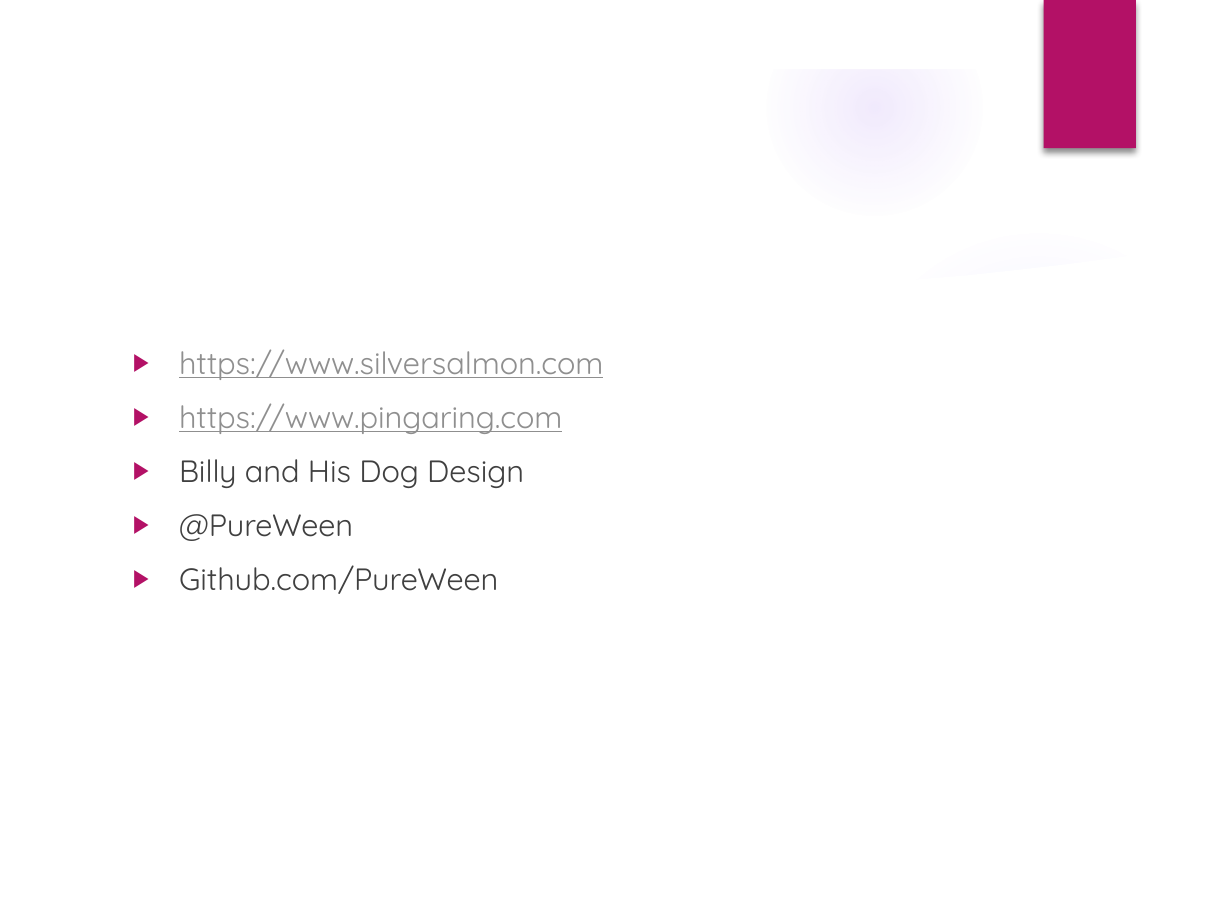
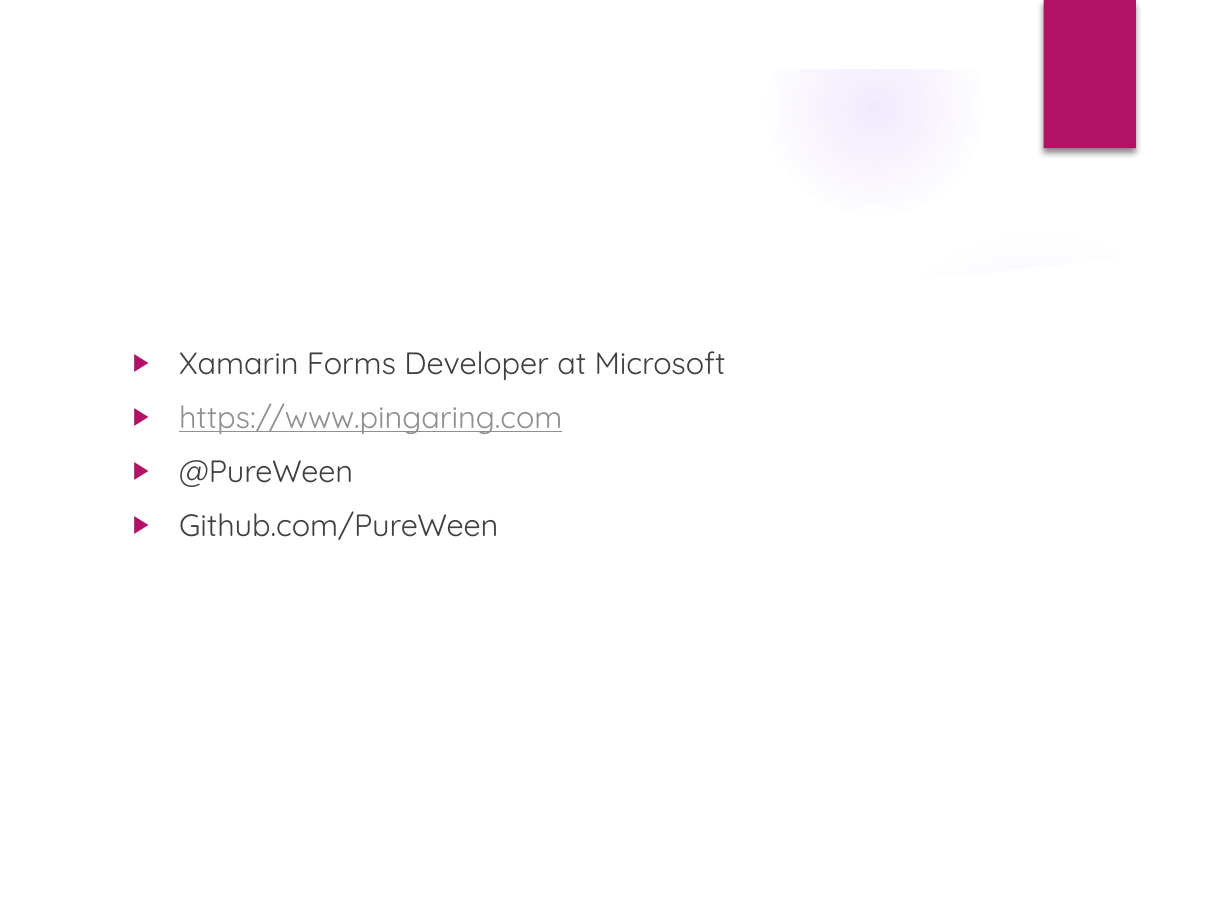
Before and after one commit to PureWeen/DevDays_20171116, a slide deck: slide 1 of DenverDevDays20171116.pptx (slide 2 before the commit). Drawn at 1232x924 pixels with LibreOffice and Linux fonts; fonts in the diff are those of the drawing; background and template pictures are left out. Boxes give left, top, right and bottom in pixels: in the first picture for what was removed or moved away, otherwise in the second. Text is boxed around its words. In the diff, an @@ line names an element or a change of style, - is before the commit and + after.

```diff
--- a/DenverDevDays20171116.pptx
+++ b/DenverDevDays20171116.pptx
@@ text at (179, 351, 726, 380): text changed; text colour #8F8F8F to #404040 @@
-▶ https://www.silversalmon.com
+▶ Xamarin Forms Developer at Microsoft
@@ text at (179, 459, 524, 488): paragraph removed @@
-▶ Billy and His Dog Design
```
Also in this commit, not shown: 2 other slides changed, 6 slides added, 1 slide removed, 14 other files.
